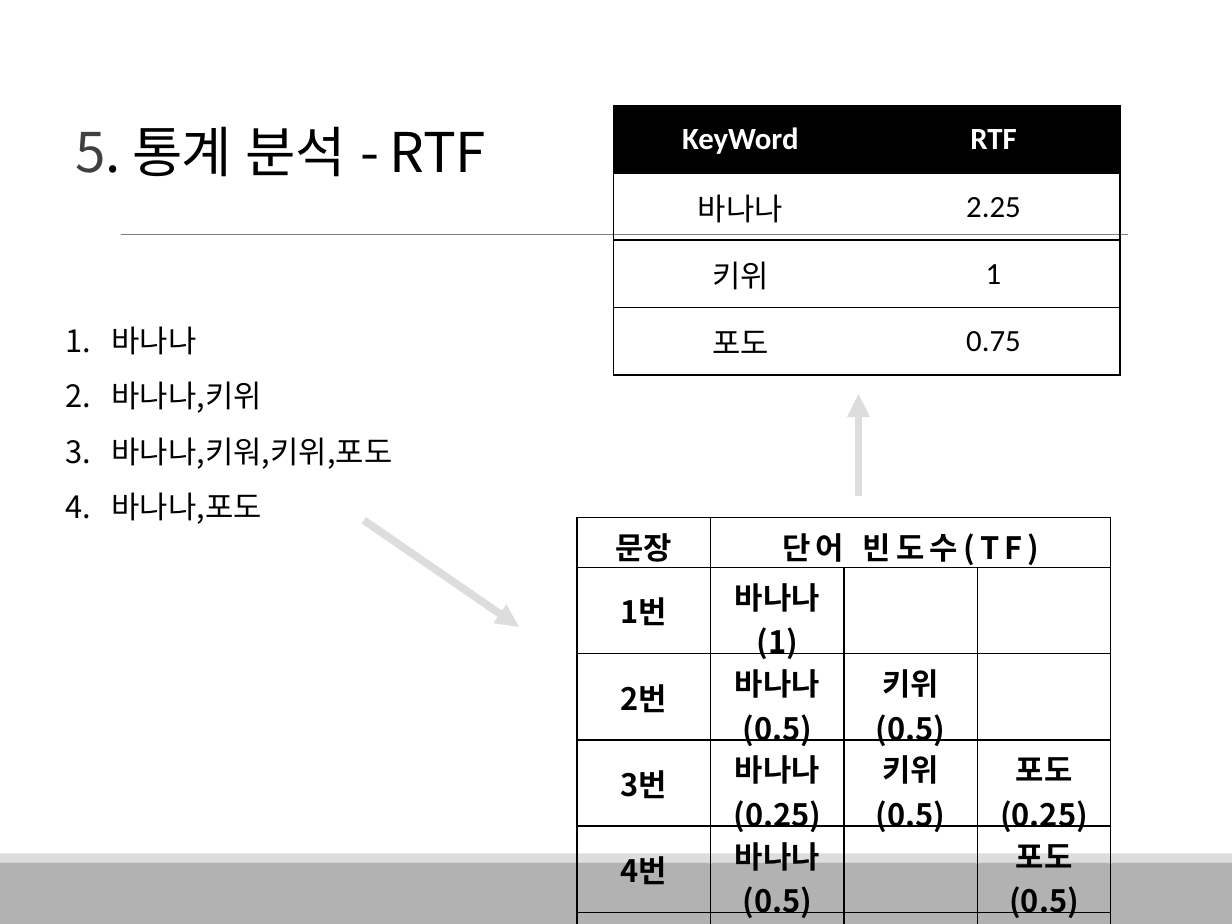
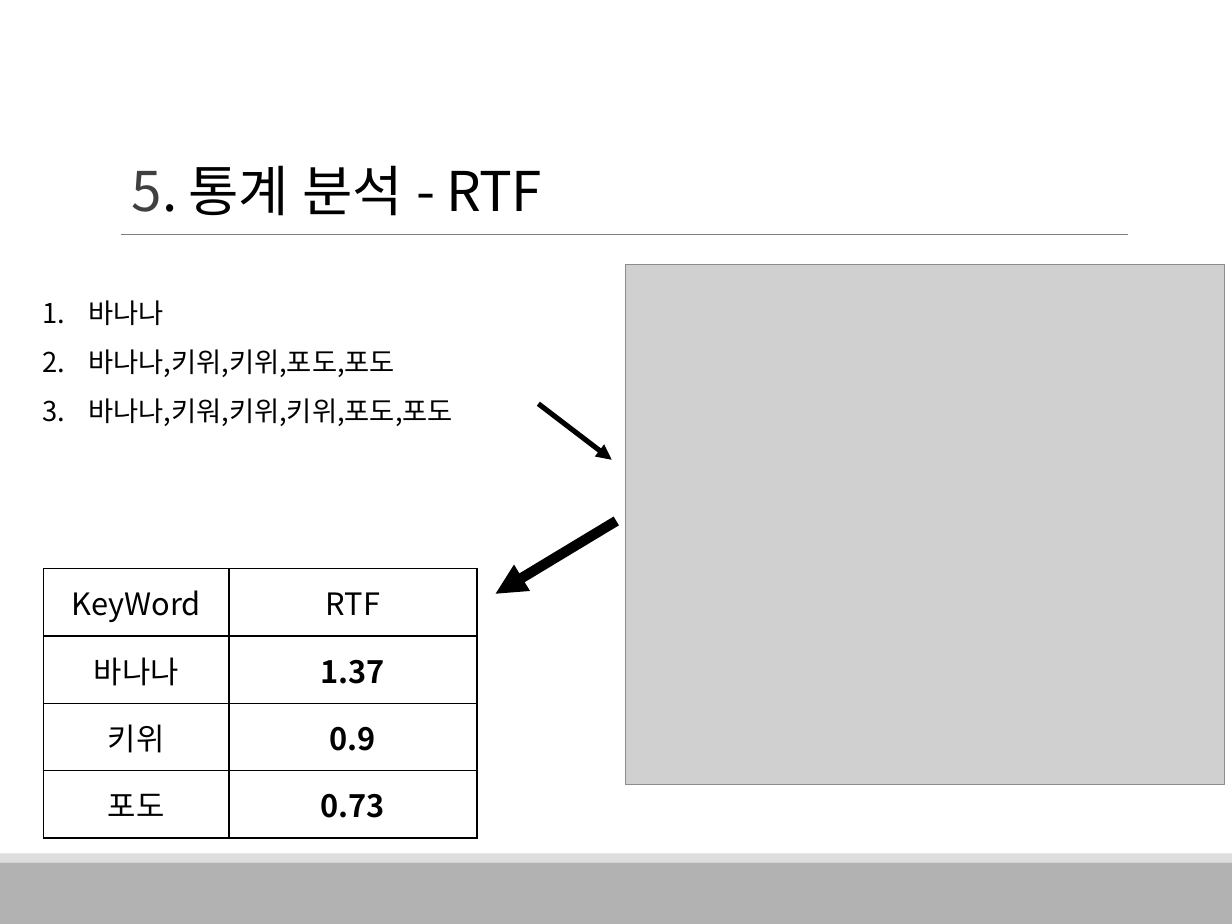
Before and after one commit to HaYongdae/issuewhatshow, a slide deck: slide 23 of doc/최종 PPT.pptx. Drawn at 1232x924 pixels with LibreOffice and Linux fonts; fonts in the diff are those of the drawing; grey boxes stand for pictures. Boxes give left, top, right and bottom in pixels: in the first picture for what was removed or moved away, otherwise in the second. Text is boxed around its words. In the diff, an @@ line names an element or a change of style, - is before the commit and + after.

```diff
--- a/doc/최종 PPT.pptx
+++ b/doc/최종 PPT.pptx
@@ title "5. 통계 분석 - RTF": place and size @@
-title "5. 통계 분석 - RTF" at [75,126,485,177]
+title "5. 통계 분석 - RTF" at [132,165,542,216]
@@ picture added at [625,265,1223,785] @@
@@ text "바나나": place and size @@
-text "바나나" at [112,326,393,524]
+text "바나나" at [88,300,453,426]
@@ text at [88,300,163,325]: size 18 to 16 pt in "바나나" @@
@@ text at [88,349,453,426]: text changed; size 18 to 16 pt @@
-2. 바나나,키위
-3. 바나나,키워,키위,포도
-4. 바나나,포도
+2. 바나나,키위,키위,포도,포도
+3. 바나나,키워,키위,키위,포도,포도
@@ arrow moved from (363, 520) - (519, 627) to (538, 404) - (612, 460) @@
@@ arrow (538, 404) - (612, 460): stroke #DDDDDD 4.5 pt to #000000 3 pt @@
@@ arrow moved from (859, 496) - (859, 394) to (616, 521) - (495, 594) @@
@@ arrow (616, 521) - (495, 594): stroke #DDDDDD 4.5 pt to #000000 6 pt @@
@@ table removed at [578,517,1110,924], 6 rows, 4 columns @@
-문장 | 단어 빈도수(TF) |  | 
-1번 | 바나나(1) |  | 
-2번 | 바나나(0.5) | 키위(0.5) | 
-3번 | 바나나(0.25) | 키위(0.5) | 포도(0.25)
-4번 | 바나나(0.5) |  | 포도(0.5)
-합계(RTF) | 2.25 | 1 | 0.75
@@ table at [43,569,476,839] @@
-row 2, column 2: 2.25
+row 2, column 2: 1.37
-row 3, column 2: 1
+row 3, column 2: 0.9
-row 4, column 2: 0.75
+row 4, column 2: 0.73
@@ font Calibri to Noto Sans CJK KR in "KeyWord", "RTF", "바나나", "키위" and 1 more places @@
@@ text colour #FFFFFF to #000000, bold off in "KeyWord", "RTF" @@
@@ borders changed @@
@@ table: place and size @@
-table at [614,106,1121,376]
+table at [43,569,476,839]
```
Also in this commit, not shown: 20 other slides changed, 5 slides added, 9 slides removed.
